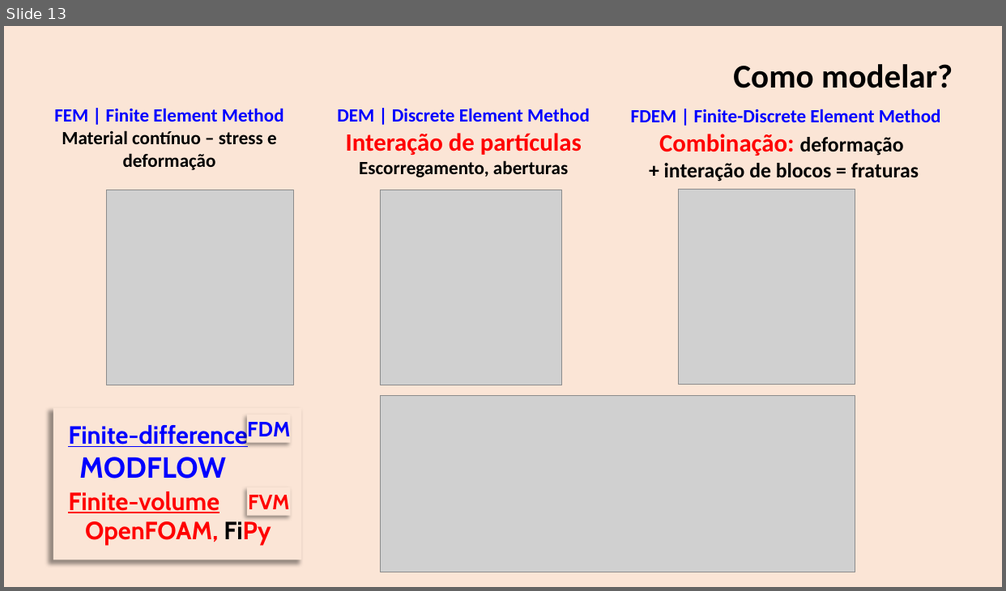
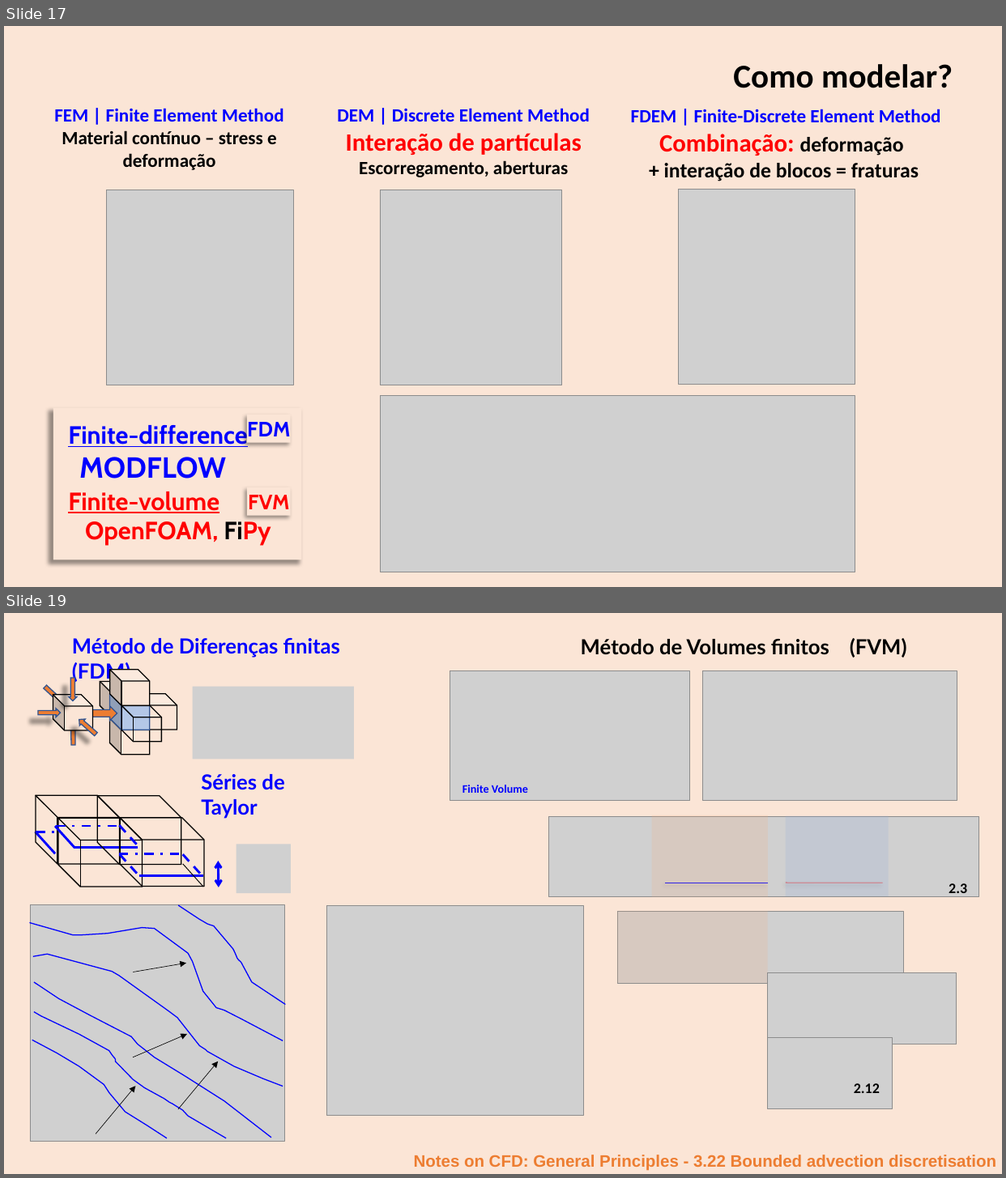
Before and after one commit to grossiRM/AM_FEG, a slide deck: Plano_V02_iii_AM_FEG/d_Topicos Especiais - Introducao a Manufatura Aditiva para Metais.pptx. Shown one above the other, each under a label of ours: slide 13 before the commit, slides 17 and 19 after it; the slides between them are not shown. The pictures are 1006x591 and 1006x1178 pixels, drawn with LibreOffice and Linux fonts; fonts in the diff are those of the drawing; grey boxes stand for pictures. Boxes give left, top, right and bottom in pixels: in the first picture for what was removed or moved away, otherwise in the second. Text is boxed around its words. In the diff, an @@ line names an element or a change of style, - is before the commit and + after.

```diff
--- a/Plano_V02_iii_AM_FEG/d_Topicos Especiais - Introducao a Manufatura Aditiva para Metais.pptx
+++ b/Plano_V02_iii_AM_FEG/d_Topicos Especiais - Introducao a Manufatura Aditiva para Metais.pptx
@@ slide 19 added at box(4, 613, 1002, 1174), background #FFFFFF @@
@@ rectangle added at box(4, 613, 1002, 1174), fill #FBE5D6 @@
@@ text added at box(72, 638, 340, 683), 20 pt, text #0000FF, bold @@
+Método de Diferenças finitas (FDM)
@@ text added at box(581, 638, 907, 658), 20 pt, text #000000, bold @@
+Método de Volumes finitos (FVM)
@@ picture added at box(450, 671, 690, 801) @@
@@ picture added at box(702, 671, 957, 801) @@
@@ picture added at box(193, 687, 355, 759) @@
@@ group added at box(38, 670, 177, 755): 7 cubes, 6 right arrows @@
@@ text added at box(201, 774, 284, 819), 20 pt, text #0000FF, bold @@
+Séries de Taylor
@@ text added at box(462, 785, 528, 793), 11 pt, text #0000FF, bold @@
+Finite Volume
@@ rectangle added at box(651, 815, 768, 897), fill #F4B183 at 20% opacity @@
@@ rectangle added at box(786, 815, 889, 897), fill #8FAADC at 20% opacity @@
@@ group added at box(36, 796, 291, 894): 11 lines, 4 cubes, 1 double arrow, 1 picture @@
@@ group added at box(549, 816, 979, 897): 2 lines, 1 picture, 1 text @@
+2.3
@@ picture added at box(326, 906, 583, 1116) @@
@@ group added at box(29, 905, 286, 1142): 6 freeform shapes, 4 arrows, 1 picture @@
@@ group added at box(618, 912, 957, 1110): 3 pictures, 1 rectangle, 1 text @@
+2.12
@@ text added at box(414, 1155, 996, 1171), 16 pt, text #ED7D31, bold @@
+Notes on CFD: General Principles - 3.22 Bounded advection discretisation
@@ what was slide 13 is now slide 17 @@
```
Also in this commit, not shown: 11 slides changed, 6 other slides added, 1 slide removed, 10 other files.
